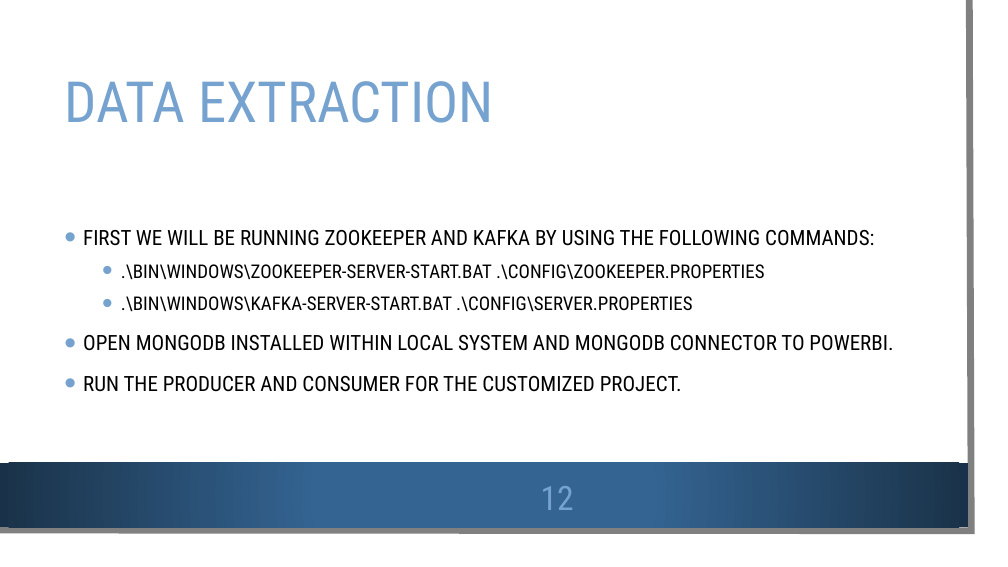
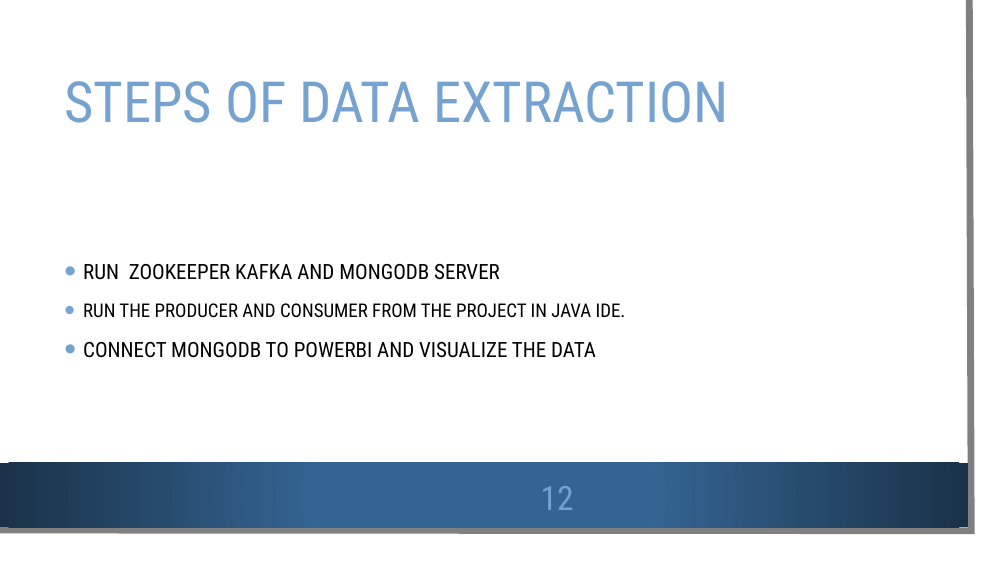
Before and after one commit to Deepthi1003/DataEncoders, a slide deck: slide 12 of Data Encoders.pptx. Drawn at 1008x567 pixels with LibreOffice and Linux fonts; fonts in the diff are those of the drawing; background and template pictures are left out. Boxes give left, top, right and bottom in pixels: in the first picture for what was removed or moved away, otherwise in the second. Text is boxed around its words. In the diff, an @@ line names an element or a change of style, - is before the commit and + after.

```diff
--- a/Data Encoders.pptx
+++ b/Data Encoders.pptx
@@ title at [64,81,729,123]: text changed @@
-DATA EXTRACTION
+STEPS OF DATA EXTRACTION
@@ text at [83,264,626,358]: text changed @@
-• FIRST WE WILL BE RUNNING ZOOKEEPER AND KAFKA BY USING THE FOLLOWING COMMANDS:
-  • .\BIN\WINDOWS\ZOOKEEPER-SERVER-START.BAT .\CONFIG\ZOOKEEPER.PROPERTIES
-  • .\BIN\WINDOWS\KAFKA-SERVER-START.BAT .\CONFIG\SERVER.PROPERTIES
-• OPEN MONGODB INSTALLED WITHIN LOCAL SYSTEM AND MONGODB CONNECTOR TO POWERBI.
-• RUN THE PRODUCER AND CONSUMER FOR THE CUSTOMIZED PROJECT.
+• RUN ZOOKEEPER KAFKA AND MONGODB SERVER
+• RUN THE PRODUCER AND CONSUMER FROM THE PROJECT IN JAVA IDE.
+• CONNECT MONGODB TO POWERBI AND VISUALIZE THE DATA
```
Also in this commit, not shown: 8 other slides changed, 1 other file.
